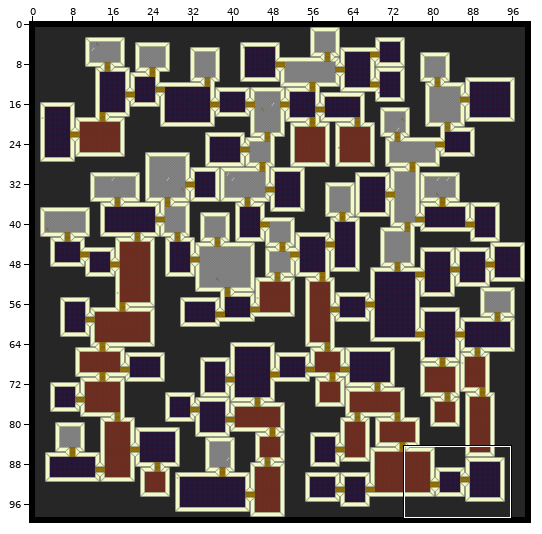
One commit to this Tiled map: desktop/Maps/test.tmx. The picture above shows the old version from afar; the outline marks the close-up.
Close-up. Old version:
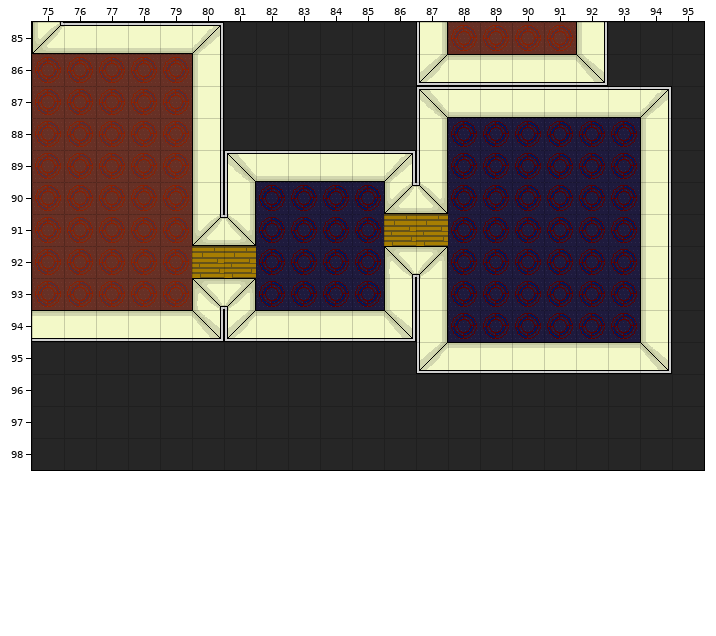
Cells are 32x32 px. Shown: x 75..95, y 85..98. The commit also changed other parts of the map, which this record leaves out.
After:
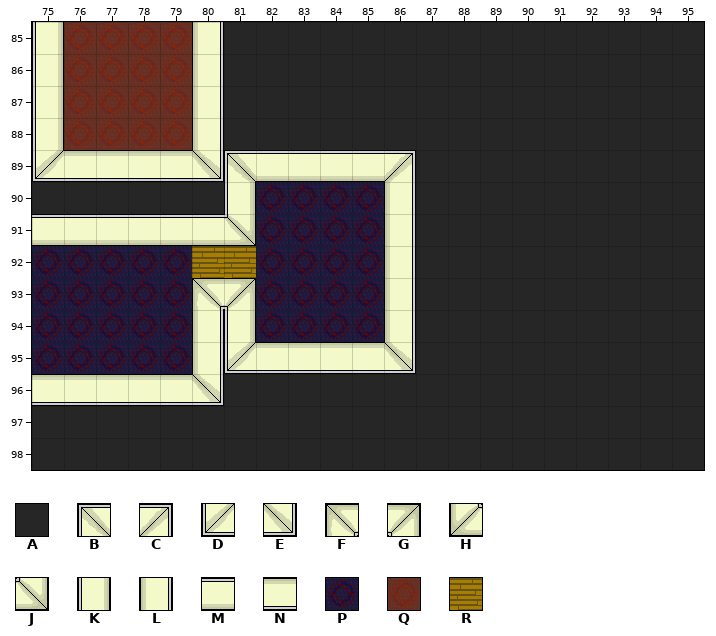
Key: from "Office01": A 0, B 2, C 3, D 4, E 5, F 6, G 7, H 8, J 9, K 10, L 20, M 30, N 40, P 60, Q 70, R 99.
_ is an empty cell.
From old to new:
Layer "tileLayer":
Tile B gives way to tile A in row 87 at x 87.
Tile C gives way to tile A in row 87 at x 94.
Tile D gives way to tile A in row 86 at x 87; in row 95 at x 87.
Tile E gives way to tile A in row 86 at x 92; in row 95 at x 94.
Tile G gives way to tile A in row 92 at x 87.
Tile J gives way to tile A in row 90 at x 87.
Tile K gives way to tile A in row 85 at x 87; in rows 88 to 89 at x 87; in rows 93 to 94 at x 87.
Tile L gives way to tile A in row 85 at x 92; in rows 88 to 89 at x 94; in row 90 at x 80 and 94; in rows 91 to 94 at x 94.
Tile M gives way to tile A in row 87 at x 88 to 93.
Tile N gives way to tile A in row 86 at x 88 to 91; in row 95 at x 88 to 93.
Tile P gives way to tile A in rows 88 to 94 at x 88 to 93.
Tile Q gives way to tile A in row 85 at x 88 to 91; in row 90 at x 75 to 79.
Tile R gives way to tile A in row 91 at x 87.
Tile A gives way to tile D in row 95 at x 81.
Tile Q gives way to tile D in row 89 at x 75.
Tile A gives way to tile E in row 95 at x 86; in row 96 at x 80.
Tile L gives way to tile E in row 89 at x 80.
Tile D gives way to tile K in row 94 at x 81.
Tile H gives way to tile K in row 85 at x 75.
Tile Q gives way to tile K in rows 86 to 88 at x 75.
Tile A gives way to tile L in row 95 at x 80.
Tile C gives way to tile L in row 85 at x 80.
Tile E gives way to tile L in row 94 at x 80 and 86.
Tile F gives way to tile L in row 92 at x 86.
Tile H gives way to tile L in row 90 at x 86.
Tile R gives way to tile L in row 91 at x 86.
Tile H gives way to tile M in row 91 at x 80.
Tile Q gives way to tile M in row 91 at x 75 to 79.
Tile A gives way to tile N in row 95 at x 82 to 85; in row 96 at x 75 to 79.
Tile Q gives way to tile N in row 89 at x 76 to 79.
Tile A gives way to tile P in row 95 at x 75 to 79.
Tile N gives way to tile P in row 94 at x 75 to 79 and 82 to 85.
Tile Q gives way to tile P in rows 92 to 93 at x 75 to 79.
Tile M gives way to tile Q in row 85 at x 76 to 79.
